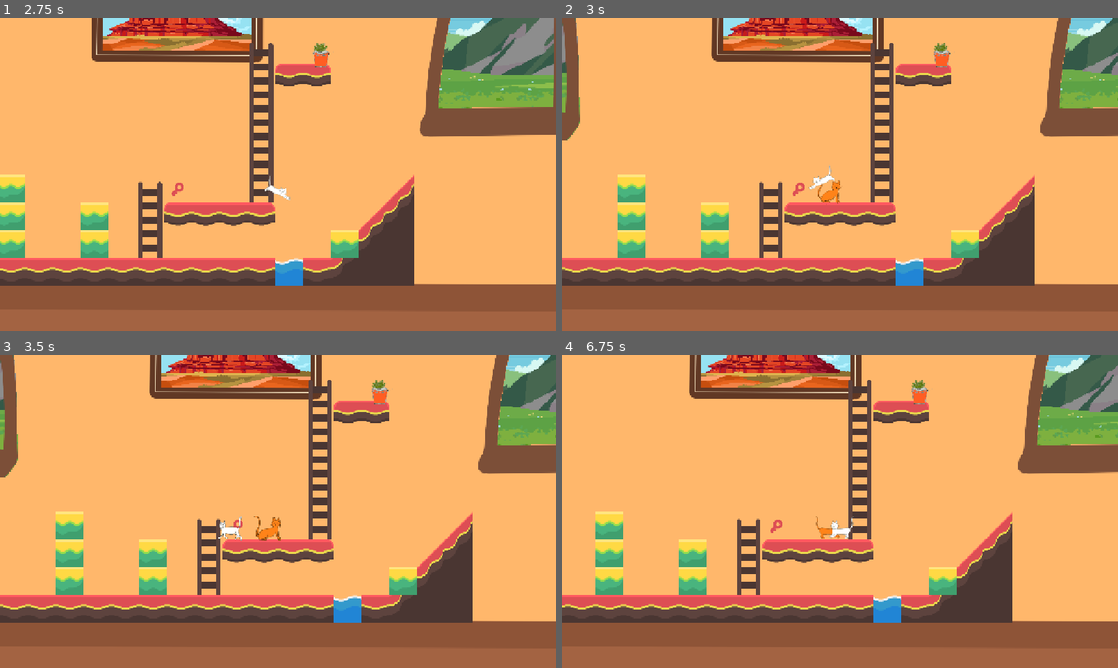
Above: before the commit, frames 1-4 (two rows, left to right).
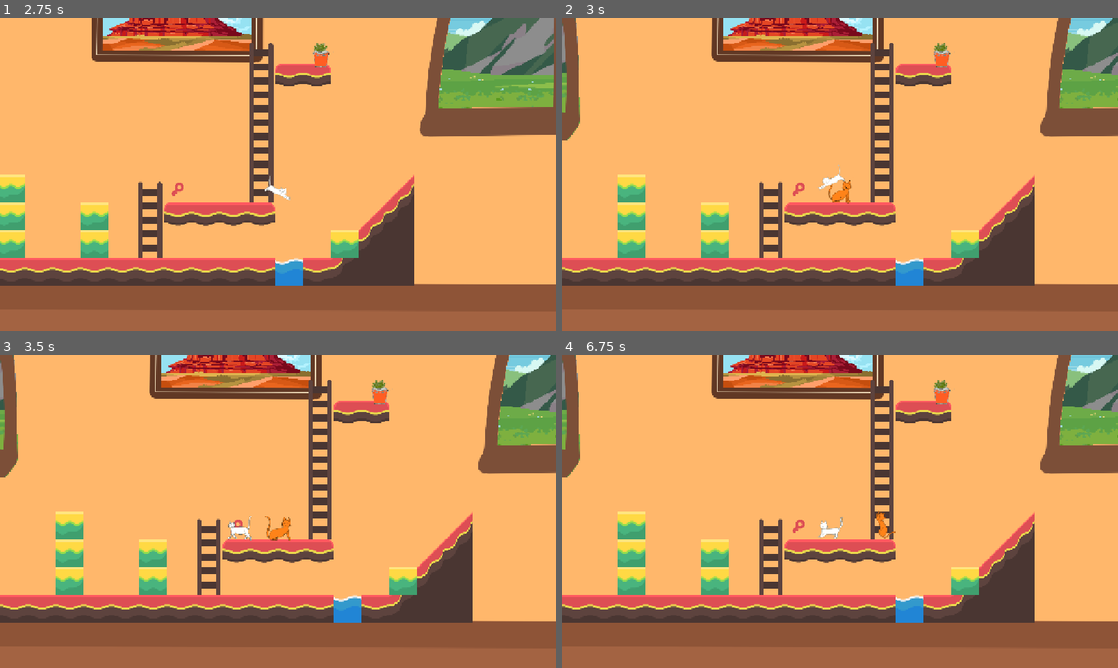
Above: after the commit, the same moments.

Repository: Fantasiel/GameJam25
Game: Godot game, scene res://scenes/menu.tscn
The game is run twice, just before and just after one commit, with the same random seed, the same clock (stepped at 60 frames per second) and the same inputs.
Inputs:
- Up to frame 1 (2.75 s): click "Play" at 0.5 s; hold Right (move_right) from 1.28 s (still down); tap Delete (die) at 1.35 s; tap Space (jump) at 1.52, 2.27 s; tap F (interact) at 2.1 s
- Up to frame 2 (3 s): release Right (move_right) at 2.78 s; hold Left (move_left) from 2.78 s (still down); tap Ctrl (replay) at 2.85 s
- Up to frame 3 (3.5 s): keep holding Left (move_left)
- Up to frame 4 (6.75 s): release Left (move_left) at 3.53 s; hold Right (move_right) 3.53-5.03 s; tap Delete (die) at 3.6, 5.85 s; tap Space (jump) at 3.77, 4.52, 5.27 s; tap F (interact) at 4.35, 6.6 s; hold Left (move_left) 5.03-5.78 s; tap Ctrl (replay) at 5.1 s; hold Right (move_right) 5.78-6.53 s; hold Left (move_left) from 6.53 s (still down)

Frame 1 is identical in both runs. In frame 2, 0.4% of the frame differs, in the area x 44-52%, y 46-60%; in frame 3, 0.5%; in frame 4, 21%, in the area x 0-100%, y 0-86%.

Commit message:
disable broken vase and update player layer

Diff:
--- a/scenes/cat/cat.tscn
+++ b/scenes/cat/cat.tscn
@@ -336,7 +336,7 @@
 [node name="Cat" type="CharacterBody2D"]
 z_index = 5
 collision_layer = 0
-collision_mask = 11
+collision_mask = 27
 script = SubResource("GDScript_t8swq")
 
 [node name="AnimatedSprite2D" type="AnimatedSprite2D" parent="."]
--- a/scenes/cat/cat_and_ghost.gd
+++ b/scenes/cat/cat_and_ghost.gd
@@ -8,5 +8,5 @@
 		$Cat.recording_data = {}
 
 	if $Cat.position.distance_squared_to($Ghost.position) >= DISTANCE_TO_ENABLE_INTERACTION:
-		$Cat.set_collision_layer_value(1, true)
-		$Ghost.set_collision_layer_value(1, true)
+		$Cat.set_collision_layer_value(2, true)
+		$Ghost.set_collision_layer_value(2, true)
--- a/scenes/levels/test.tscn
+++ b/scenes/levels/test.tscn
@@ -503,5 +503,3 @@
 
 [node name="Vase" parent="." instance=ExtResource("5_7115g")]
 position = Vector2(235, -324)
-collision_layer = 1
-collision_mask = 1
--- a/scenes/vase/vase.gd
+++ b/scenes/vase/vase.gd
@@ -26,6 +26,7 @@
 		is_broken = true
 		is_falling = false
 		velocity = Vector2.ZERO
+		process_mode = Node.PROCESS_MODE_DISABLED
 
 		vase_broken.emit()
 
@@ -38,7 +39,6 @@
 			falling_start_timestamp = Time.get_ticks_msec()
 		if was_on_floor:
 			is_falling = true
-			self.set_collision_mask_value(2, false)
 
 
 func _set_sprite(delta) -> void:
Not shown: 1 places in scenes/cat/cat_and_ghost.tscn that only renumber resources
